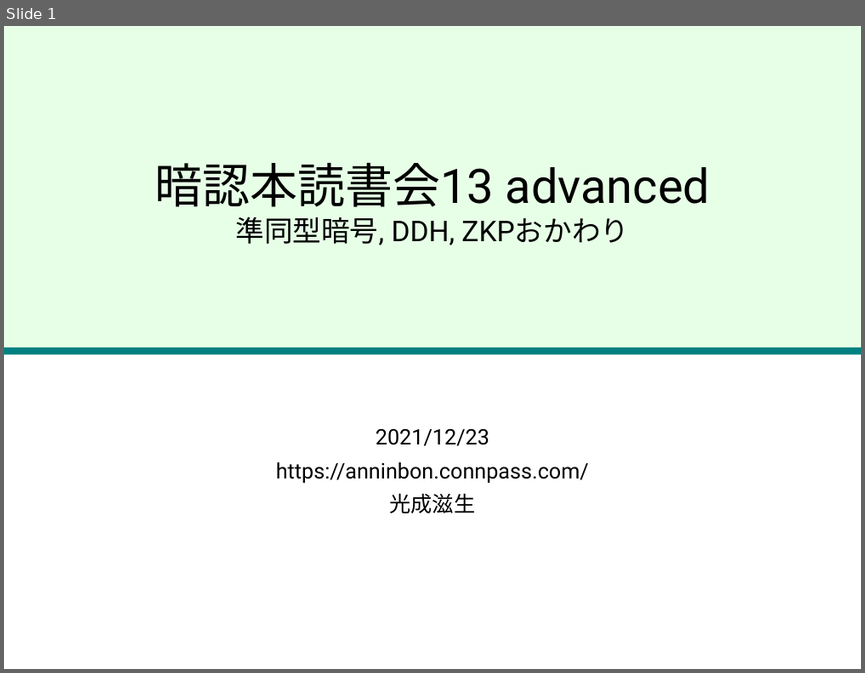
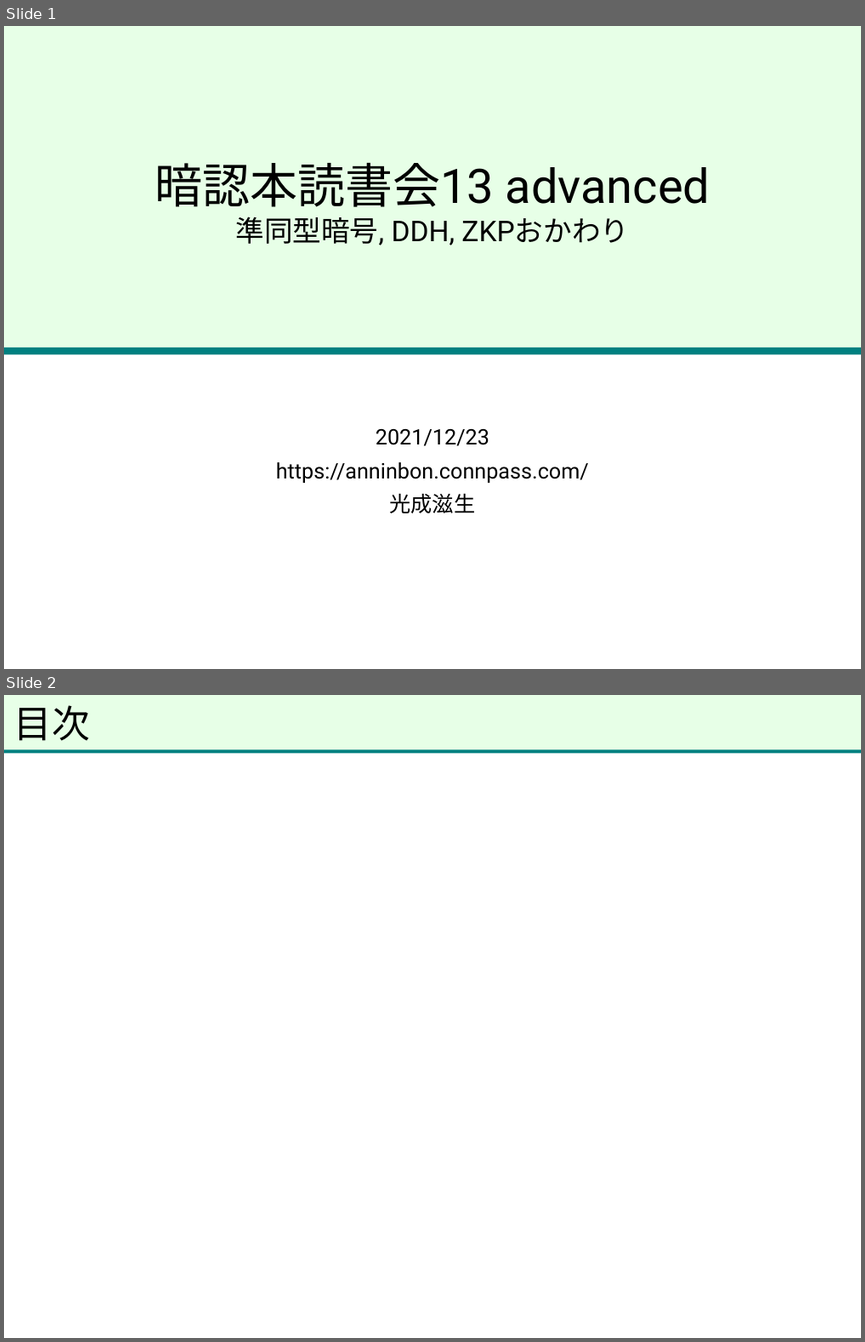
Before and after one commit to herumi/anninbon, a slide deck: lec/anninbon13.pptx. Shown one above the other, each under a label of ours: slide 1 before the commit, slides 1 and 2 after it. The pictures are 865x673 and 865x1342 pixels, drawn with LibreOffice and Linux fonts; fonts in the diff are those of the drawing; background and template pictures are left out. Boxes give left, top, right and bottom in pixels: in the first picture for what was removed or moved away, otherwise in the second. Text is boxed around its words. In the diff, an @@ line names an element or a change of style, - is before the commit and + after.

```diff
--- a/lec/anninbon13.pptx
+++ b/lec/anninbon13.pptx
@@ slide 2 added at (4,695,861,1338), background picture (left out) @@
@@ rectangle added at (4,695,861,752), fill #E7FFE7 @@
@@ title added at (14,705,91,741), 32 pt, text #000000 @@
+目次
@@ rectangle added at (4,750,861,754), fill #008080 @@
```
Also in this commit, not shown: 10 slides changed, 7 other slides added.
